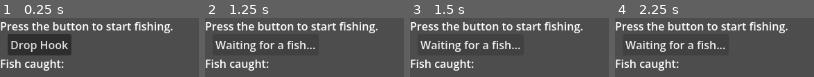
Above: before the commit, frames 1-4 (left to right).
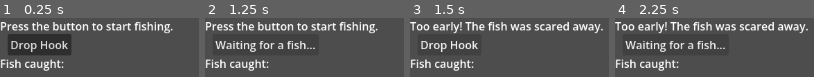
Above: after the commit, the same moments.

Repository: fehudma/godot_projects
Game: Godot game, scene res://Scenes/Main.tscn
The game is run twice, just before and just after one commit, with the same random seed, the same clock (stepped at 60 frames per second) and the same inputs.
Inputs:
- Up to frame 1 (0.25 s): no input
- Up to frame 2 (1.25 s): click "Drop Hook" at 0.5 s
- Up to frame 3 (1.5 s): click "Waiting for a fish..." at 1.25 s
- Up to frame 4 (2.25 s): click "Waiting for a fish..." (after the commit: "Drop Hook") at 2 s

Frames 1-2 are identical in both runs. In frame 3, 12% of the frame differs, in the area x 0-97%, y 6-58%; in frame 4, 8.7%.

Commit message:
added detect of an early press while waiting for a fish

Diff:
--- a/Scenes/main.gd
+++ b/Scenes/main.gd
@@ -30,10 +30,15 @@
 		action_button.text = "Drop Hook"
 		return
 
-	print("Action button pressed")
+	if fishing_state == FishingState.WAITING_FOR_BITE:
+		bite_timer.stop()
+		fishing_state = FishingState.READY
+		status_label.text = "Too early! The fish was scared away."
+		action_button.text = "Drop Hook"
+		return
+
 	fishing_state = FishingState.WAITING_FOR_BITE
 	action_button.text = "Waiting for a fish..."
-
 
 	var wait_time := randf_range(2.0, 6.0)
 	bite_timer.start(wait_time)
